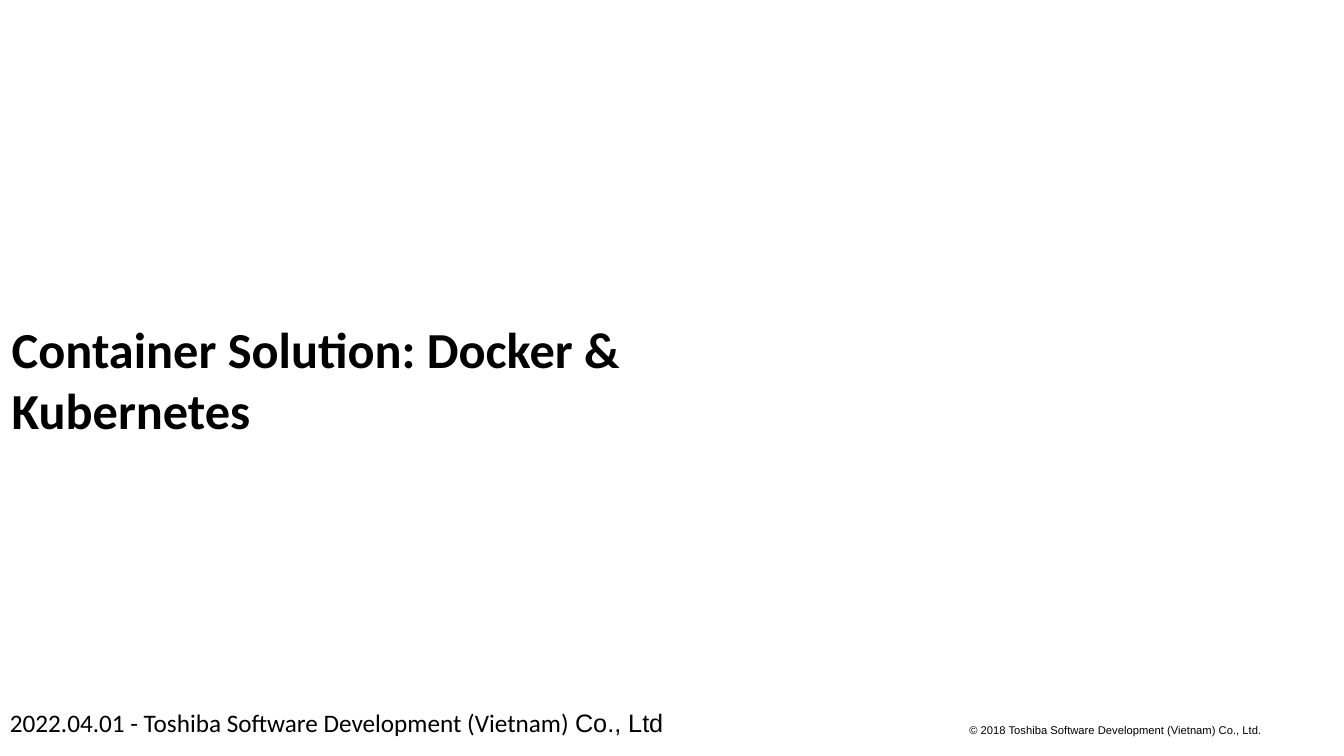
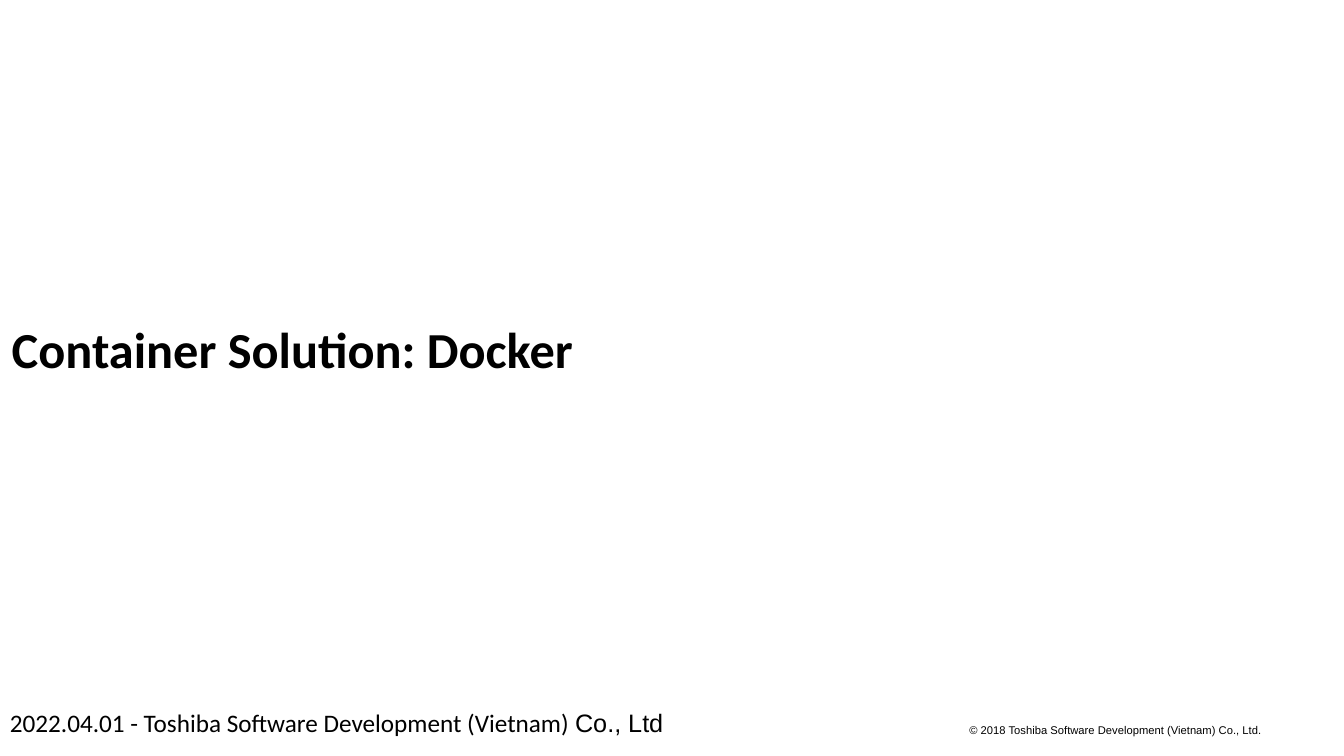
Before and after one commit to Doan-Nguyen/Programming, a slide deck: slide 1 of Docker_Kubeneste.pptx. Drawn at 1344x756 pixels with LibreOffice and Linux fonts; fonts in the diff are those of the drawing; background and template pictures are left out. Boxes give left, top, right and bottom in pixels: in the first picture for what was removed or moved away, otherwise in the second. Text is boxed around its words. In the diff, an @@ line names an element or a change of style, - is before the commit and + after.

```diff
--- a/Docker_Kubeneste.pptx
+++ b/Docker_Kubeneste.pptx
@@ title at <box>12,332,573,369</box>: text changed @@
-Container Solution: Docker & Kubernetes
+Container Solution: Docker
```
Also in this commit, not shown: 19 other slides changed, 19 slides added, 4 slides removed.
